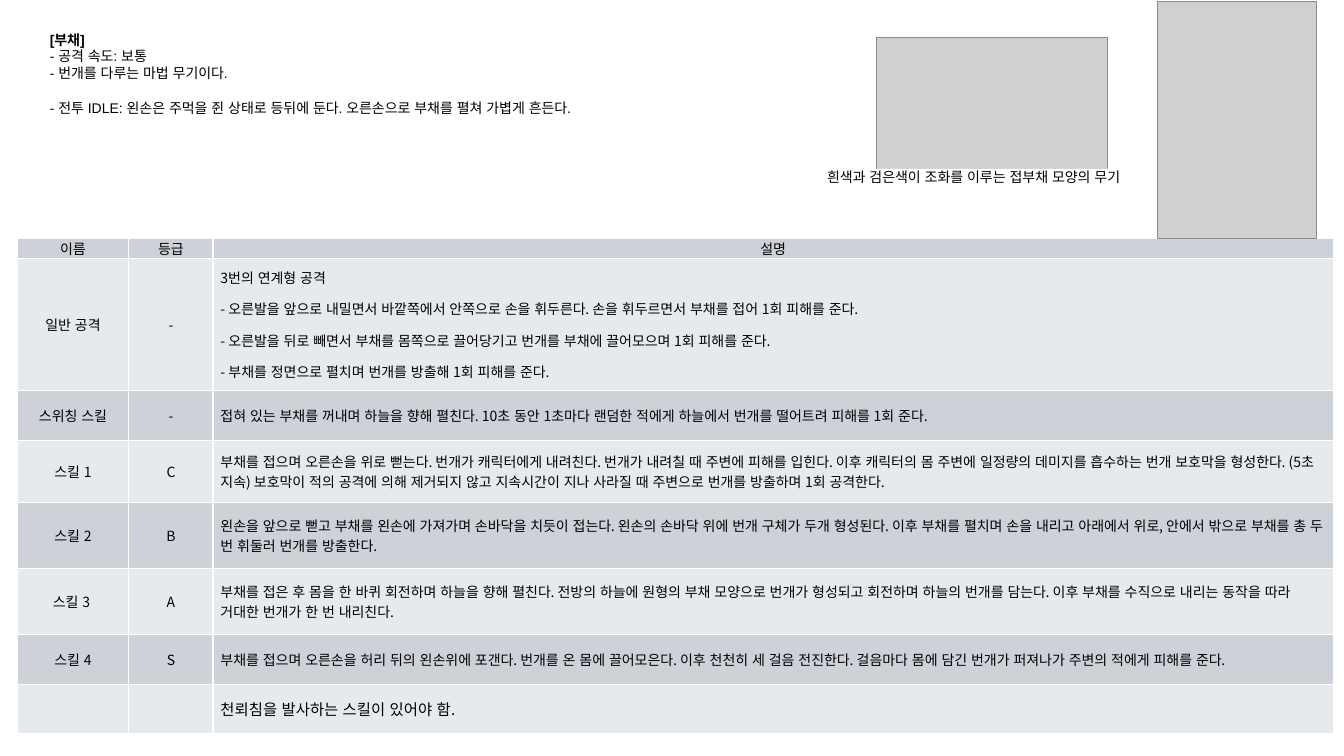
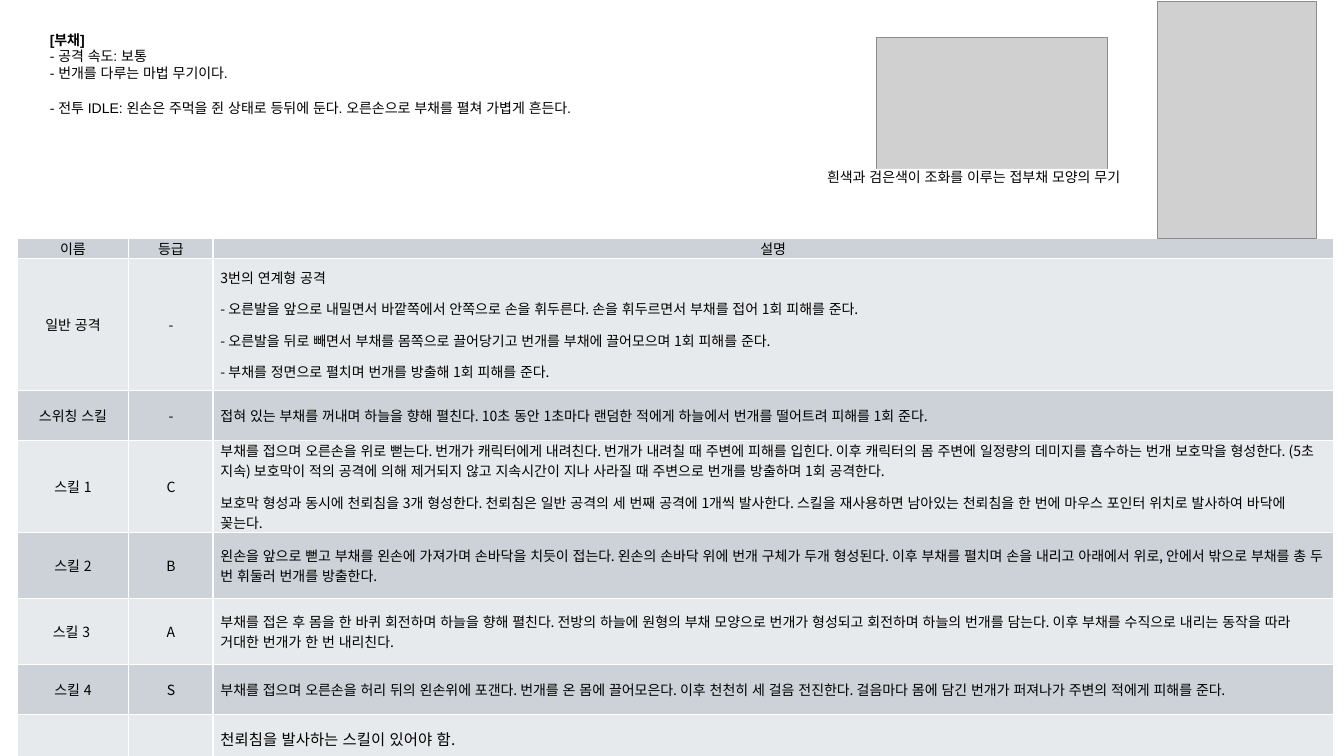
Before and after one commit to hjs0913/GameDesign, a slide deck: slide 9 of 액션&경영 RPG/스킬/리트루기아_부채스킬기획.pptx. Drawn at 1344x756 pixels with LibreOffice and Linux fonts; fonts in the diff are those of the drawing; grey boxes stand for pictures. Boxes give left, top, right and bottom in pixels: in the first picture for what was removed or moved away, otherwise in the second. Text is boxed around its words. In the diff, an @@ line names an element or a change of style, - is before the commit and + after.

Commit message:
부채 아이디어정리

```diff
--- a/액션&경영 RPG/스킬/리트루기아_부채스킬기획.pptx
+++ b/액션&경영 RPG/스킬/리트루기아_부채스킬기획.pptx
@@ table at bbox=[17, 238, 1334, 751] @@
-row 4, column 3: 부채를 접으며 오른손을 위로 뻗는다. 번개가 캐릭터에게 내려친다. 번개가 내려칠 때 주변에 피해를 입힌다. 이후 캐릭터의 몸 주변에 일정량의 데미지를 흡수하는 번개 보호막을 형성한다. (5초 지속) 보호막이 적의 공격에 의해 제거되지 않고 지속시간이 지나 사라질 때 주변으로 번개를 방출하며 1회 공격한다.
+row 4, column 3: 부채를 접으며 오른손을 위로 뻗는다. 번개가 캐릭터에게 내려친다. 번개가 내려칠 때 주변에 피해를 입힌다. 이후 캐릭터의 몸 주변에 일정량의 데미지를 흡수하는 번개 보호막을 형성한다. (5초 지속) 보호막이 적의 공격에 의해 제거되지 않고 지속시간이 지나 사라질 때 주변으로 번개를 방출하며 1회 공격한다. / 보호막 형성과 동시에 천뢰침을 3개 형성한다. 천뢰침은 일반 공격의 세 번째 공격에 1개씩 발사한다. 스킬을 재사용하면 남아있는 천뢰침을 한 번에 마우스 포인터 위치로 발사하여 바닥에 꽂는다.
```
Also in this commit, not shown: 2 other slides changed, 2 other files.
